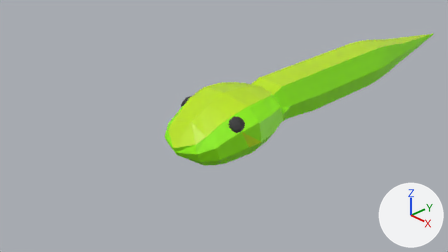
Two versions of the Blender file .blender/snake_low_poly.blend, one commit apart.
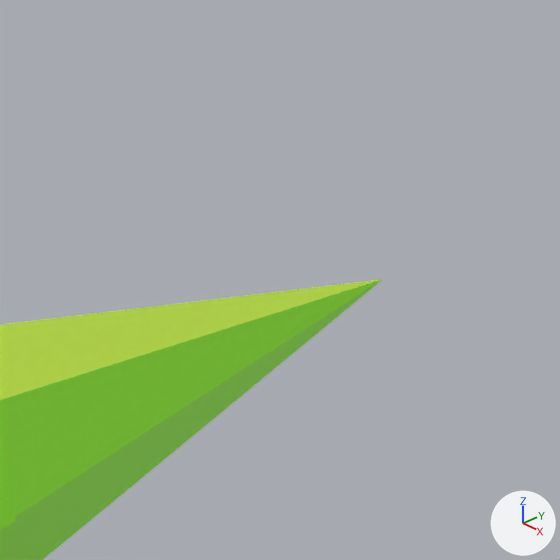
Each version is shown from the file's camera 'Camera', then close up on the part from 90% to 100% of the width and 5% to 22% of the height. The axes (+X, +Y, +Z) are drawn at lower right. The lights are the same throughout.

The first close-up shows 'SnakeBody3', 'SnakeTail'.
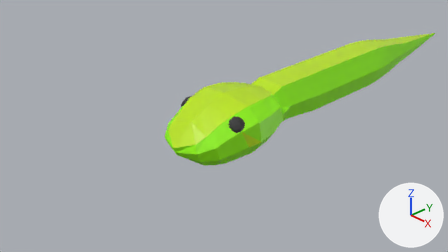
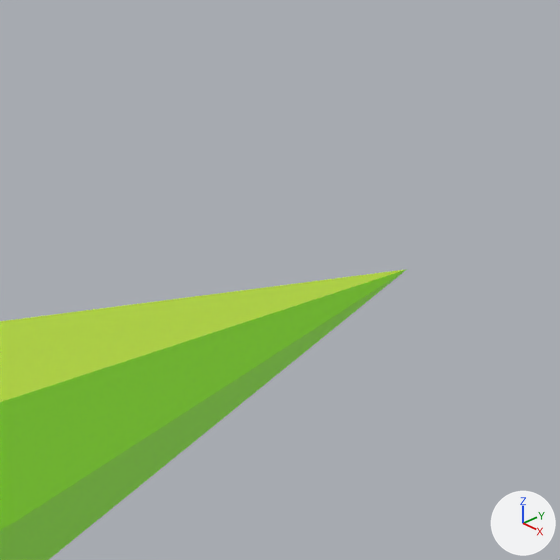
Commit message: fixing new graphics

The change, as a list of edits to the scene's bpy script:
```text
Change me_cube_005:
    used by ob_snaketail; location = (0.0, 6.564, 0.04); scale = (0.468, 1.31, 0.409)
    remove me_cube_005.from_pydata(...)  # 7 vertices, 6 faces; spans x 0.0..0.554, y -0.739..0.579, z -0.495..0.522
    add me_cube_005.from_pydata(...)  # 37 vertices, 30 faces; spans x 0.0..1.0, y -2.125..0.579, z -0.987..1.013
    me_cube_005 part 1
    6 vertices are removed from x 0.0..0.554, y -0.739, z -0.495..0.522
    6 faces are deleted
    36 vertices are added at x 0.0..1.0, y -2.125..-0.807, z -0.987..1.013
    7 new faces join them, mat_bottom (green #54e800)
    16 new faces join them, mat_middle (green #97ff00)
    7 new faces join them, mat_top (green #bce700)
Change ob_snaketail:
    ob_snaketail.location: (0.0, 6.564, 0.04) -> (0.0, 6.654, 0.04)
```

Where the change shows, as pixel boxes (x1, y1, x2, y2) in the close-ups (560 x 560 px):
'SnakeTail', reshaped, moved
    before: (0, 279, 383, 560)
    after: (0, 269, 407, 560)
'SnakeBody3', unchanged, covered by the edit
    before: (0, 402, 16, 556)
